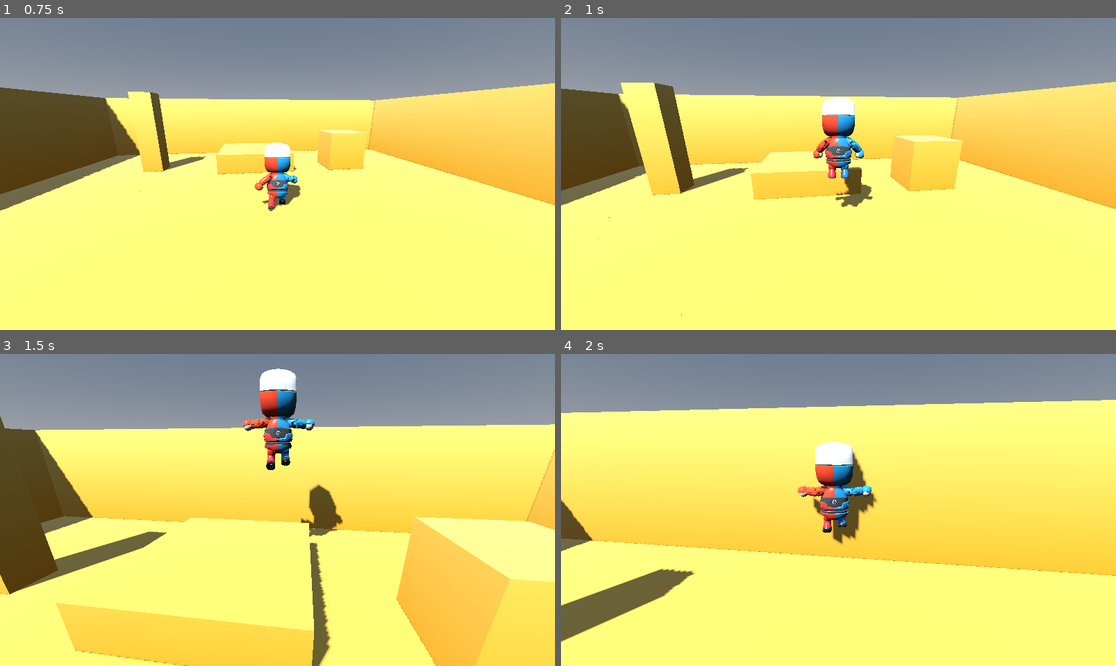
Above: before the commit, frames 1-4 (two rows, left to right).
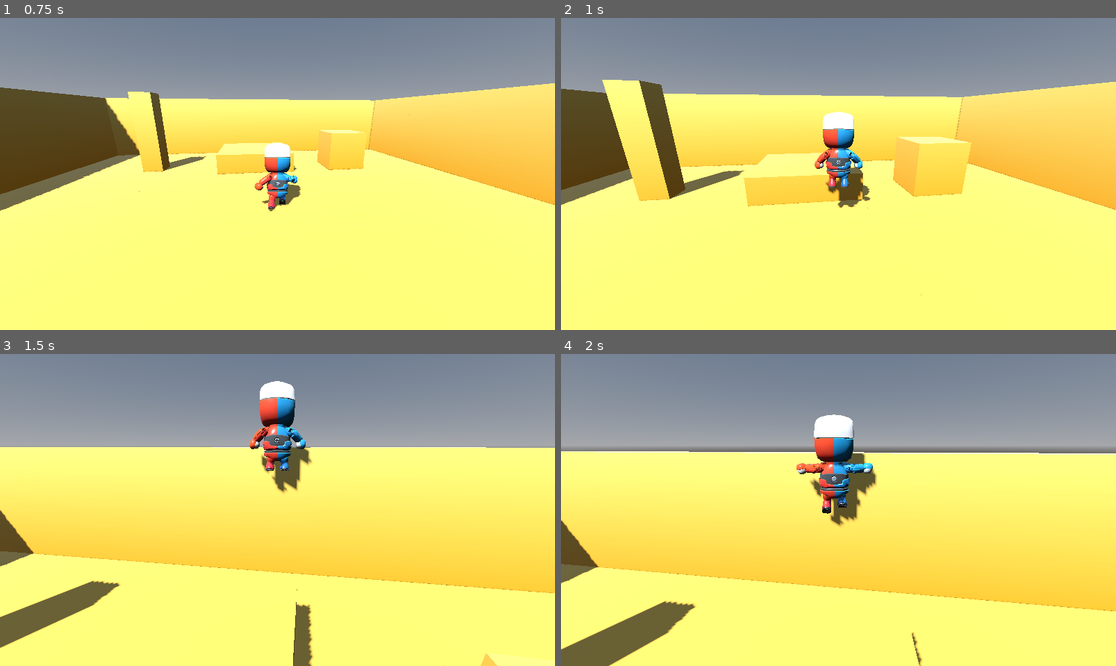
Above: after the commit, the same moments.

Repository: bistlaudio/Attimo
Game: Godot game, scene res://scenes/test/test_scene.tscn
Two runs of this game, one before a commit and one after it. Both use one fixed random seed, a clock stepped at 60 frames per second and the inputs below.
Inputs (mouse positions are in pixels of both pictures, inside the frame that each line leads up to):
- Up to frame 1 (0.75 s): tap Enter at 0.5 s; move the mouse to (305, 174) at 0.52 s; hold W (move_forward) from 0.53 s (still down); hold Q (dash) from 0.53 s (still down); click (305, 174) at 0.67 s
- Up to frame 2 (1 s): keep holding W (move_forward); keep holding Q (dash); tap Space (jump) at 0.77, 0.8 s
- Up to frame 3 (1.5 s): keep holding W (move_forward); tap Space (jump) at 1.07, 1.35 s; move the mouse to (249, 510) at 1.27 s; release Q (dash) at 1.28 s
- Up to frame 4 (2 s): keep holding W (move_forward); tap Space (jump) at 1.52, 1.82 s; tap Q (dash) at 1.55 s

Frame 1 is identical in both runs. In frame 2, 6.4% of the frame differs, in the area x 0-100%, y 19-96%; in frame 3, 49%, in the area x 0-100%, y 4-100%; in frame 4, 33%.

Commit message:
feat(02-11): LongJump state carries the dash speed, sized by the chain stage
- Dash hands a ground-dash jump to LongJump (coyote included); air dash stays a double jump
- GroundState returns LongJump inside dash_jump_grace
- Take-off speed set to min(max(carried, stage row), long_jump_speed_cap), arc height from the stage row
- player.tscn gains the LongJump node; test_dash accepts the long jump as the dash-into-jump state

Co-Authored-By: Claude Sonnet 5.5 <noreply@anthropic.com>

Diff:
--- a/attimo/scenes/player/player.tscn
+++ b/attimo/scenes/player/player.tscn
@@ -12,6 +12,7 @@
 [ext_resource type="Resource" path="res://resources/player/movement_default.tres" id="10_cfg"]
 [ext_resource type="Script" path="res://scripts/player/states/double_jump.gd" id="11_double_jump"]
 [ext_resource type="Script" path="res://scripts/player/states/sprint.gd" id="12_sprint"]
+[ext_resource type="Script" path="res://scripts/player/states/long_jump.gd" id="13_long_jump"]
 
 [sub_resource type="CapsuleShape3D" id="CapsuleShape3D_body"]
 radius = 0.5
@@ -44,6 +45,9 @@
 [node name="DoubleJump" type="Node" parent="StateMachine"]
 script = ExtResource("11_double_jump")
 
+[node name="LongJump" type="Node" parent="StateMachine"]
+script = ExtResource("13_long_jump")
+
 [node name="Run" type="Node" parent="StateMachine"]
 script = ExtResource("7_run")
 
--- a/attimo/scripts/player/states/dash.gd
+++ b/attimo/scripts/player/states/dash.gd
@@ -5,7 +5,9 @@
 ## On the ground the floor snap keeps it on slopes. In the air it holds altitude (air_dash_gravity_scale, one
 ## air dash per airtime, spent in PlayerController.start_dash). The exit carries a bounded speed
 ## (dash_carry between run and dash speed, capped by dash_exit_cap) and air control continues afterwards.
-## A jump press during the dash leaves it: a ground dash into Jump, an air dash into the double jump (A27).
+## A jump press during the dash leaves it: a ground dash into the LongJump (D-06; it reads the live dash speed
+## itself), an air dash into the double jump (A27, A1). A ground dash that ended on the ground opens the
+## config.dash_jump_grace window in which a jump is still a long jump (GroundState).
 ## Emits the dash_started fact once on enter.
 
 ## Direction of this dash (flattened, normalized). Read by the long jump of a later plan.
@@ -27,6 +29,8 @@
 	actor.face_now(direction)
 	in_air = not actor.is_grounded()
 	actor.start_dash(direction, in_air)
+	if not in_air:
+		actor.refresh_chain_window()
 	if in_air:
 		actor.gravity_scale = actor.config.air_dash_gravity_scale
 		actor.vertical_speed = 0.0
@@ -43,10 +47,10 @@
 		return _finish()
 	actor.move_velocity = direction * actor.config.dash_speed
 	if actor.wants_jump():
-		if not in_air:
-			# Interim hand-off: a normal jump at the bounded carry speed. The long jump replaces it.
-			_apply_exit_carry()
-			return &"Jump"
+		# The long jump reads the live dash speed (set above this tick) and bounds it itself (A30: a ground dash
+		# that ran off a ledge can still be cancelled into it while coyote time lasts).
+		if not in_air and (actor.is_grounded() or actor.can_coyote_jump()):
+			return &"LongJump"
 		if actor.air_jump_available:
 			_apply_exit_carry()
 			return &"DoubleJump"
@@ -70,6 +74,9 @@
 
 func _finish() -> StringName:
 	_apply_exit_carry()
+	if not in_air and actor.is_grounded():
+		actor.dash_jump_grace_timer = actor.config.dash_jump_grace
+		actor.hold_chain_through_grace()
 	if not actor.is_grounded():
 		return &"Fall"
 	if actor.input_direction() == Vector3.ZERO:
--- a/attimo/scripts/player/states/ground_state.gd
+++ b/attimo/scripts/player/states/ground_state.gd
@@ -1,7 +1,7 @@
 class_name GroundState
 extends State
 ## Shared base of the grounded states (Idle, Run, later Sprint). physics_update runs the common
-## transitions first (left the floor, dash, jump), then the subclass hook _ground_update.
+## transitions first (left the floor, dash, jump or the long jump inside the dash grace), then the subclass hook _ground_update.
 
 
 func physics_update(delta: float) -> StringName:
@@ -10,6 +10,9 @@
 	if Input.is_action_just_pressed(&"dash") and actor.can_dash():
 		return &"Dash"
 	if actor.wants_jump():
+		# Just after a ground dash a jump is still the long jump (D-06).
+		if actor.dash_jump_grace_timer > 0.0:
+			return &"LongJump"
 		return &"Jump"
 	return _ground_update(delta)
 
--- /dev/null
+++ b/attimo/scripts/player/states/long_jump.gd
@@ -0,0 +1,46 @@
+extends AirState
+## LongJump (D-05, D-06): the jump out of a ground dash, during it or within config.dash_jump_grace after it.
+## It travels along the dash direction at the carried dash speed: the take-off speed is
+## minf(maxf(carried, config.long_jump_speed(stage)), config.long_jump_speed_cap), where carried is the speed
+## along the dash direction at the press (the full dash speed during the dash, the exit carry in the grace).
+## The speed is set, never added, and capped, so dash and long jump cannot stack (Pitfall 12). The chain stage
+## sizes the arc: its height (config.long_jump_height) and the per-stage speed floor come from the tunable rows,
+## so Jump 1 -> Jump 2 -> Dash -> Jump is the maximum long jump. The chain is consumed. The release cut
+## applies like for every jump (D-04). Emits the long_jumped fact on enter.
+
+
+func enter(_previous: StringName) -> void:
+	actor.consume_jump()
+	actor.dash_jump_grace_timer = 0.0
+	var config: MovementConfig = actor.config
+	var stage: int = actor.take_chain_for_long_jump()
+	var direction: Vector3 = _direction()
+	var carried: float = maxf(actor.move_velocity.dot(direction), 0.0)
+	var speed: float = minf(maxf(carried, config.long_jump_speed(stage)), config.long_jump_speed_cap)
+	actor.move_velocity = direction * speed
+	actor.vertical_speed = config.jump_speed(config.long_jump_height(stage))
+	# The air control target follows the take-off speed, so steering works and the carry cannot be exceeded.
+	actor.air_speed_cap = maxf(config.run_speed, speed)
+	actor.face_now(direction)
+	apply_jump_cut()
+	EventBus.long_jumped.emit(actor.global_position, stage)
+
+
+func _air_update(_delta: float) -> StringName:
+	apply_jump_cut()
+	if actor.vertical_speed <= 0.0:
+		return &"Fall"
+	return &""
+
+
+## The dash direction, flattened. Falls back to the input, then to the facing.
+func _direction() -> Vector3:
+	var direction: Vector3 = actor.last_dash_direction
+	direction.y = 0.0
+	if direction.length_squared() < 0.0001:
+		direction = actor.input_direction()
+		direction.y = 0.0
+	if direction.length_squared() < 0.0001:
+		direction = actor.visual_root.global_basis.z
+		direction.y = 0.0
+	return direction.normalized()
--- a/attimo/tests/smoke/test_dash.gd
+++ b/attimo/tests/smoke/test_dash.gd
@@ -234,8 +234,8 @@
 	var in_dash: int = await Fixtures.wait_until(tree, func() -> bool: return player.state_machine.current.name == &"Dash", 4)
 	check.call(in_dash >= 0, "(8) the ground dash is running")
 	_hold_jump()
-	var jumped: int = await Fixtures.wait_until(tree, func() -> bool: return player.state_machine.current.name == &"Jump", 8)
-	check.call(jumped >= 0, "(8) a jump press during the dash leaves Dash into Jump (state %s)" % player.state_machine.current.name)
+	var jumped: int = await Fixtures.wait_until(tree, func() -> bool: return player.state_machine.current.name in [&"Jump", &"LongJump"], 8)
+	check.call(jumped >= 0, "(8) a jump press during the dash leaves Dash into a jump, the long jump (state %s)" % player.state_machine.current.name)
 	check.call(player.vertical_speed > 0.0, "(8) the jump is rising (vertical speed %.2f)" % player.vertical_speed)
 	check.call(player.horizontal_speed() >= config.run_speed, "(8) the jump keeps at least run speed (%.2f m/s)" % player.horizontal_speed())
 	_release_jump()
Not shown, added: attimo/scripts/player/states/long_jump.gd.uid
